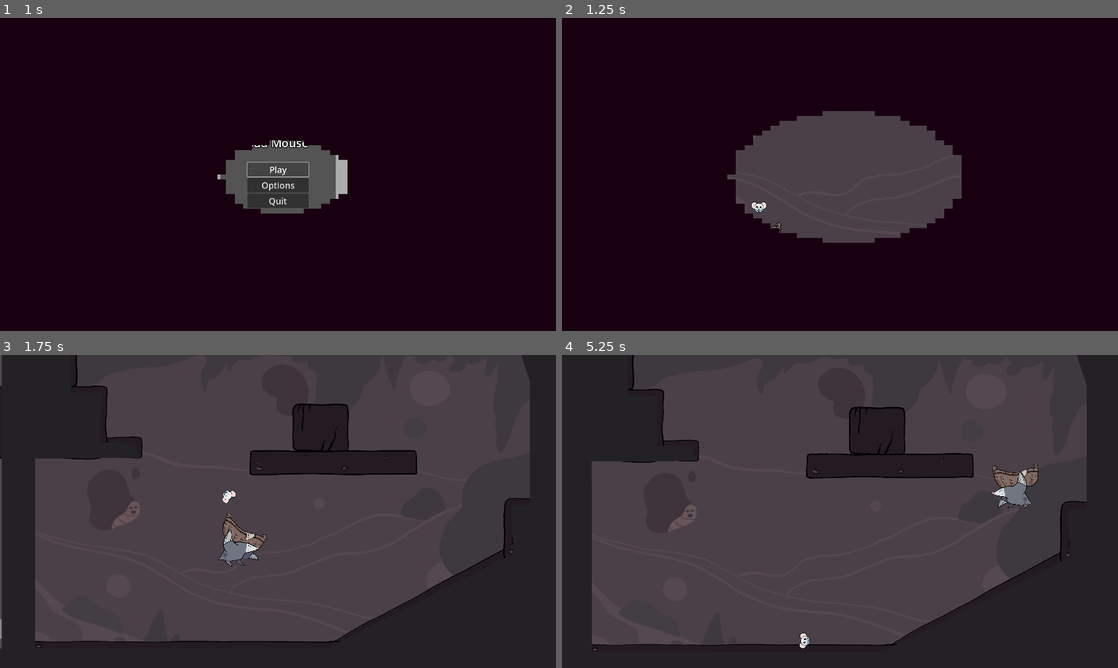
Above: before the commit, frames 1-4 (two rows, left to right).
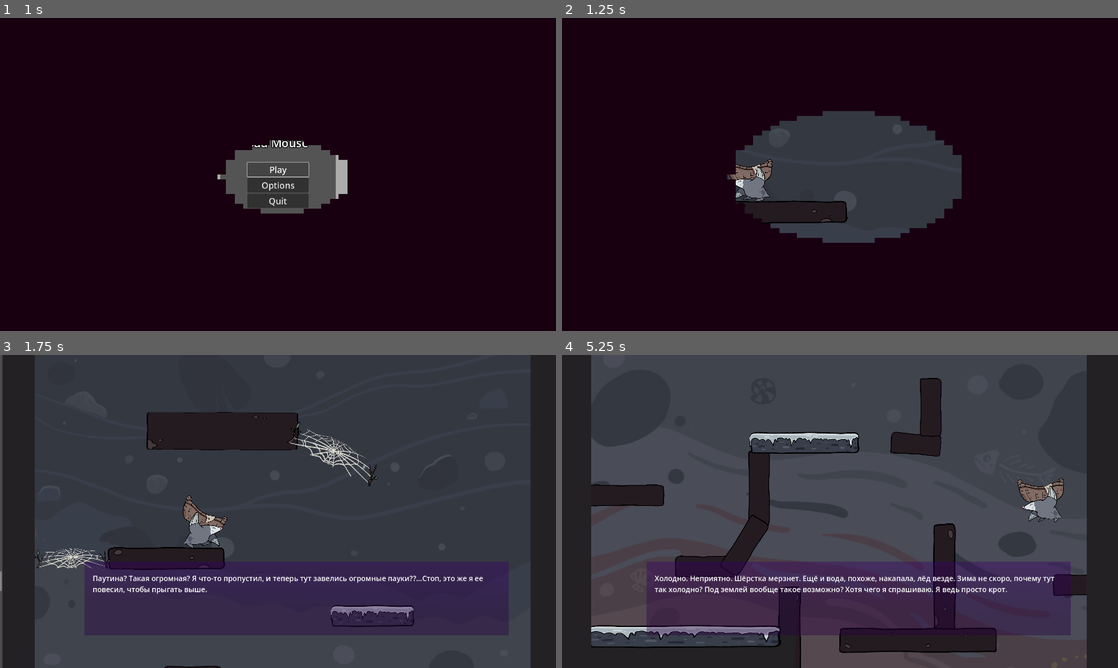
Above: after the commit, the same moments.

Repository: karasikrus/sib_jam_2023
Game: Godot game, scene res://scenes/menu/main_menu.tscn
Two runs of this game, one before a commit and one after it. Both use one fixed random seed, a clock stepped at 60 frames per second and the inputs below. Sound files missing from this copy of the repository are replaced by a short silence.
Inputs:
- Up to frame 1 (1 s): click "Play" at 0.5 s
- Up to frame 2 (1.25 s): no input
- Up to frame 3 (1.75 s): hold Right (ui_right) from 1.28 s (still down); hold Space (jump) from 1.28 s (still down)
- Up to frame 4 (5.25 s): release Space (jump) at 2.03 s; tap Space (jump) at 2.1, 2.27, 2.57, 3.6, 3.77, 4.07, 5.1 s; release Right (ui_right) at 2.78 s; hold Left (ui_left) 2.78-3.53 s; hold Space (jump) 2.78-3.53 s; hold Right (ui_right) 3.53-5.03 s; hold Space (jump) 4.28-5.03 s; hold Left (ui_left) from 5.03 s (still down)

Frame 1 is identical in both runs. In frame 2, 2.7% of the frame differs, in the area x 29-72%, y 36-70%; in frame 3, 41%, in the area x 0-96%, y 0-100%; in frame 4, 36%.

Commit message:
replica triggers added

Diff:
--- a/scenes/balance_proto/Game_Level.tscn
+++ b/scenes/balance_proto/Game_Level.tscn
@@ -26,6 +26,7 @@
 [ext_resource type="PackedScene" uid="uid://kwq3hgxmoyxl" path="res://scenes/platform/dirt/platform_dirt_7.tscn" id="17_eknt7"]
 [ext_resource type="PackedScene" uid="uid://biy48nep82ejo" path="res://scenes/platform/web_platform_new.tscn" id="18_5co4s"]
 [ext_resource type="PackedScene" uid="uid://c65avfflhdbvu" path="res://scenes/platform/ice_platform_new.tscn" id="18_cxuy7"]
+[ext_resource type="PackedScene" uid="uid://dusrn3fvqmo5p" path="res://scenes/dialogue_trigger/dialogue_trigger.tscn" id="27_1atbm"]
 
 [sub_resource type="PhysicsMaterial" id="PhysicsMaterial_nvdfq"]
 bounce = 1.0
@@ -711,7 +712,7 @@
 position = Vector2(286, 447)
 
 [node name="BalancePlayer" parent="." instance=ExtResource("2_gu3pf")]
-position = Vector2(285, 540)
+position = Vector2(253, -2834)
 scale = Vector2(2, 2)
 
 [node name="Camera2D" type="Camera2D" parent="BalancePlayer"]
@@ -831,3 +832,14 @@
 rotation = 0.00319329
 scale = Vector2(39.371, 8.749)
 launch_force_y = -1800.0
+
+[node name="DialogueTrigger" parent="." instance=ExtResource("27_1atbm")]
+position = Vector2(926, -1438)
+scale = Vector2(12.17, 2.28)
+monologue_id = 4
+
+[node name="DialogueTrigger2" parent="." instance=ExtResource("27_1atbm")]
+position = Vector2(354, -2876)
+rotation = 1.57571
+scale = Vector2(12.17, 2.28)
+monologue_id = 5
--- a/scenes/balance_proto/balance_player/balance_player.tscn
+++ b/scenes/balance_proto/balance_player/balance_player.tscn
@@ -53,6 +53,47 @@
 "values": [2]
 }
 
+[sub_resource type="Animation" id="Animation_g0yct"]
+resource_name = "fall"
+length = 0.4
+loop_mode = 1
+tracks/0/type = "value"
+tracks/0/imported = false
+tracks/0/enabled = true
+tracks/0/path = NodePath("Sprite:hframes")
+tracks/0/interp = 1
+tracks/0/loop_wrap = true
+tracks/0/keys = {
+"times": PackedFloat32Array(0),
+"transitions": PackedFloat32Array(1),
+"update": 1,
+"values": [4]
+}
+tracks/1/type = "value"
+tracks/1/imported = false
+tracks/1/enabled = true
+tracks/1/path = NodePath("Sprite:texture")
+tracks/1/interp = 1
+tracks/1/loop_wrap = true
+tracks/1/keys = {
+"times": PackedFloat32Array(0),
+"transitions": PackedFloat32Array(1),
+"update": 1,
+"values": [ExtResource("5_pncjj")]
+}
+tracks/2/type = "value"
+tracks/2/imported = false
+tracks/2/enabled = true
+tracks/2/path = NodePath("Sprite:frame")
+tracks/2/interp = 1
+tracks/2/loop_wrap = true
+tracks/2/keys = {
+"times": PackedFloat32Array(0, 0.2),
+"transitions": PackedFloat32Array(1, 1),
+"update": 1,
+"values": [0, 1]
+}
+
 [sub_resource type="Animation" id="Animation_2fdub"]
 resource_name = "idle"
 length = 2.0
@@ -92,6 +133,47 @@
 "transitions": PackedFloat32Array(1, 1, 1, 1, 1, 1),
 "update": 1,
 "values": [0, 1, 2, 3, 4, 3]
+}
+
+[sub_resource type="Animation" id="Animation_fqp47"]
+resource_name = "jump"
+length = 0.4
+loop_mode = 1
+tracks/0/type = "value"
+tracks/0/imported = false
+tracks/0/enabled = true
+tracks/0/path = NodePath("Sprite:hframes")
+tracks/0/interp = 1
+tracks/0/loop_wrap = true
+tracks/0/keys = {
+"times": PackedFloat32Array(0),
+"transitions": PackedFloat32Array(1),
+"update": 1,
+"values": [5]
+}
+tracks/1/type = "value"
+tracks/1/imported = false
+tracks/1/enabled = true
+tracks/1/path = NodePath("Sprite:texture")
+tracks/1/interp = 1
+tracks/1/loop_wrap = true
+tracks/1/keys = {
+"times": PackedFloat32Array(0),
+"transitions": PackedFloat32Array(1),
+"update": 1,
+"values": [ExtResource("4_1wvnr")]
+}
+tracks/2/type = "value"
+tracks/2/imported = false
+tracks/2/enabled = true
+tracks/2/path = NodePath("Sprite:frame")
+tracks/2/interp = 1
+tracks/2/loop_wrap = true
+tracks/2/keys = {
+"times": PackedFloat32Array(0),
+"transitions": PackedFloat32Array(1),
+"update": 1,
+"values": [4]
 }
 
 [sub_resource type="Animation" id="Animation_3o8s8"]
@@ -149,88 +231,6 @@
 }]
 }
 
-[sub_resource type="Animation" id="Animation_fqp47"]
-resource_name = "jump"
-length = 0.4
-loop_mode = 1
-tracks/0/type = "value"
-tracks/0/imported = false
-tracks/0/enabled = true
-tracks/0/path = NodePath("Sprite:hframes")
-tracks/0/interp = 1
-tracks/0/loop_wrap = true
-tracks/0/keys = {
-"times": PackedFloat32Array(0),
-"transitions": PackedFloat32Array(1),
-"update": 1,
-"values": [5]
-}
-tracks/1/type = "value"
-tracks/1/imported = false
-tracks/1/enabled = true
-tracks/1/path = NodePath("Sprite:texture")
-tracks/1/interp = 1
-tracks/1/loop_wrap = true
-tracks/1/keys = {
-"times": PackedFloat32Array(0),
-"transitions": PackedFloat32Array(1),
-"update": 1,
-"values": [ExtResource("4_1wvnr")]
-}
-tracks/2/type = "value"
-tracks/2/imported = false
-tracks/2/enabled = true
-tracks/2/path = NodePath("Sprite:frame")
-tracks/2/interp = 1
-tracks/2/loop_wrap = true
-tracks/2/keys = {
-"times": PackedFloat32Array(0),
-"transitions": PackedFloat32Array(1),
-"update": 1,
-"values": [4]
-}
-
-[sub_resource type="Animation" id="Animation_g0yct"]
-resource_name = "fall"
-length = 0.4
-loop_mode = 1
-tracks/0/type = "value"
-tracks/0/imported = false
-tracks/0/enabled = true
-tracks/0/path = NodePath("Sprite:hframes")
-tracks/0/interp = 1
-tracks/0/loop_wrap = true
-tracks/0/keys = {
-"times": PackedFloat32Array(0),
-"transitions": PackedFloat32Array(1),
-"update": 1,
-"values": [4]
-}
-tracks/1/type = "value"
-tracks/1/imported = false
-tracks/1/enabled = true
-tracks/1/path = NodePath("Sprite:texture")
-tracks/1/interp = 1
-tracks/1/loop_wrap = true
-tracks/1/keys = {
-"times": PackedFloat32Array(0),
-"transitions": PackedFloat32Array(1),
-"update": 1,
-"values": [ExtResource("5_pncjj")]
-}
-tracks/2/type = "value"
-tracks/2/imported = false
-tracks/2/enabled = true
-tracks/2/path = NodePath("Sprite:frame")
-tracks/2/interp = 1
-tracks/2/loop_wrap = true
-tracks/2/keys = {
-"times": PackedFloat32Array(0, 0.2),
-"transitions": PackedFloat32Array(1, 1),
-"update": 1,
-"values": [0, 1]
-}
-
 [sub_resource type="AnimationLibrary" id="AnimationLibrary_22kiq"]
 _data = {
 "RESET": SubResource("Animation_odl7x"),
@@ -262,7 +262,7 @@
 position = Vector2(0, -19)
 
 [node name="Sprite" type="Sprite2D" parent="."]
-position = Vector2(-5, -3)
+position = Vector2(-1.07288e-06, -3)
 scale = Vector2(0.0490506, 0.0490506)
 texture = ExtResource("3_wjcf5")
 hframes = 2
Not shown: 1 places in scenes/balance_proto/Game_Level.tscn that only renumber resources
